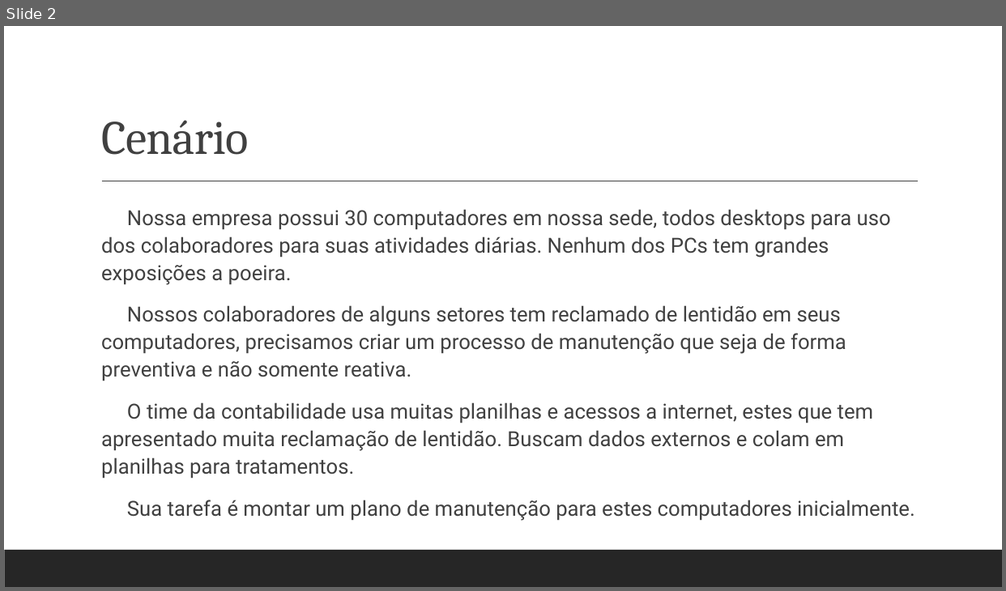
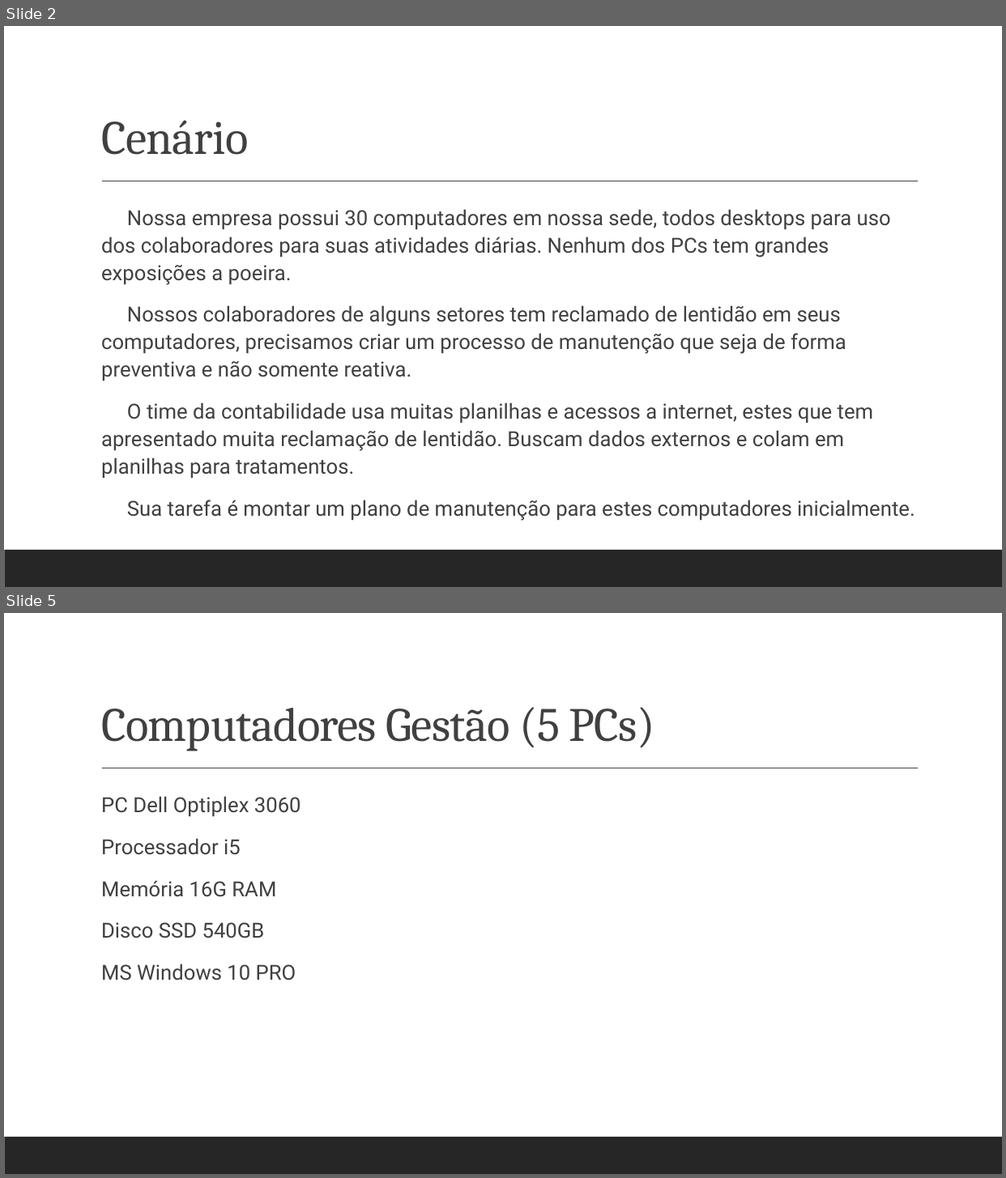
Before and after one commit to emersoninocente/uc03, a slide deck: aula15/Atividade_20240701.pptx. Shown one above the other, each under a label of ours: slide 2 before the commit, slides 2 and 5 after it; the slides between them are not shown. The pictures are 1006x591 and 1006x1178 pixels, drawn with LibreOffice and Linux fonts; fonts in the diff are those of the drawing. Boxes give left, top, right and bottom in pixels: in the first picture for what was removed or moved away, otherwise in the second. Text is boxed around its words. In the diff, an @@ line names an element or a change of style, - is before the commit and + after.

```diff
--- a/aula15/Atividade_20240701.pptx
+++ b/aula15/Atividade_20240701.pptx
@@ slide 5 added at [4, 613, 1002, 1174], background #FFFFFF; not listed: 2 template elements that a slide beside it also shows @@
@@ title added at [101, 707, 655, 752], 46 pt, text #404040 @@
+Computadores Gestão (5 PCs)
@@ text added at [101, 796, 301, 981], 20 pt, text #404040 @@
+  PC Dell Optiplex 3060
+  Processador i5
+  Memória 16G RAM
+  Disco SSD 540GB
+  MS Windows 10 PRO
```
Also in this commit, not shown: 3 other slides added, 1 other file.
